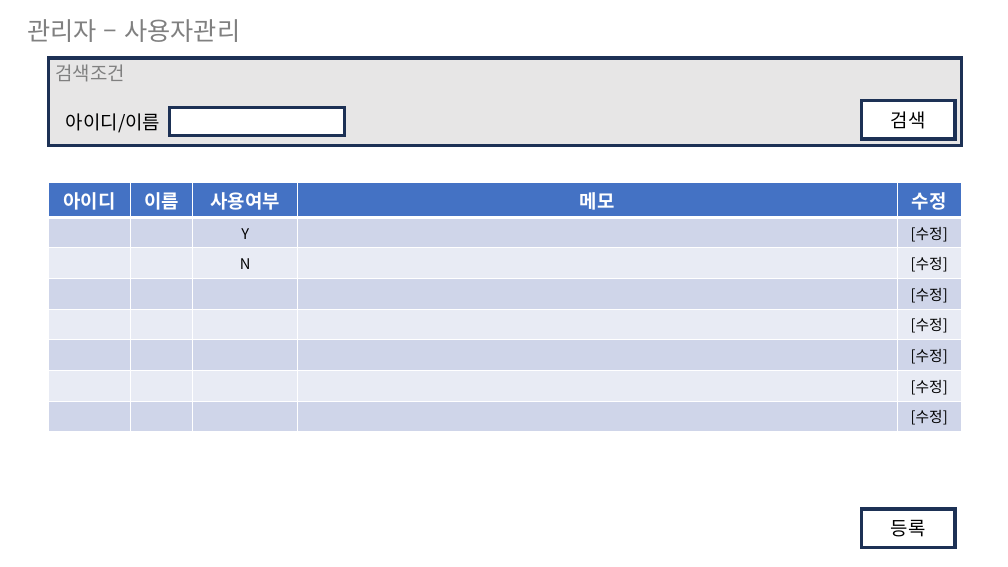
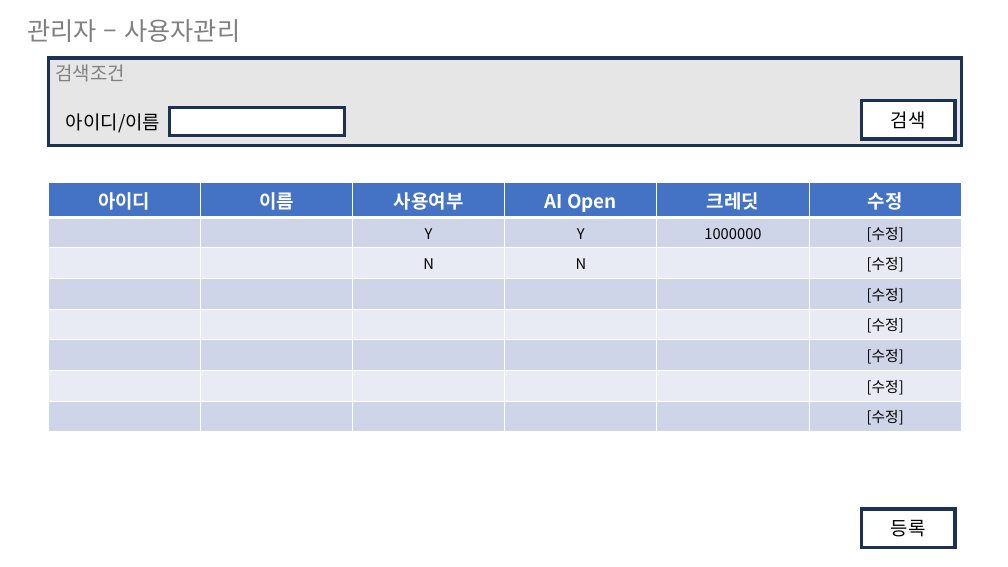
Before and after one commit to yhoo0094/miniPX, a slide deck: slide 16 of 산출물/화면정의서/MiniPX_화면정의서_V0.4.pptx. Drawn at 1008x567 pixels with LibreOffice and Linux fonts; fonts in the diff are those of the drawing. Boxes give left, top, right and bottom in pixels: in the first picture for what was removed or moved away, otherwise in the second. Text is boxed around its words. In the diff, an @@ line names an element or a change of style, - is before the commit and + after.

```diff
--- a/산출물/화면정의서/MiniPX_화면정의서_V0.4.pptx
+++ b/산출물/화면정의서/MiniPX_화면정의서_V0.4.pptx
@@ table at box(48, 182, 960, 429) @@
-column 4: 메모 |  |  |  |  |  |  | 
+column 4: AI Open | Y | N |  |  |  |  | 
+column 5: 크레딧 | 1000000 |  |  |  |  |  | 
```
Also in this commit, not shown: 2 other slides changed, 5 slides added, 13 other files.
